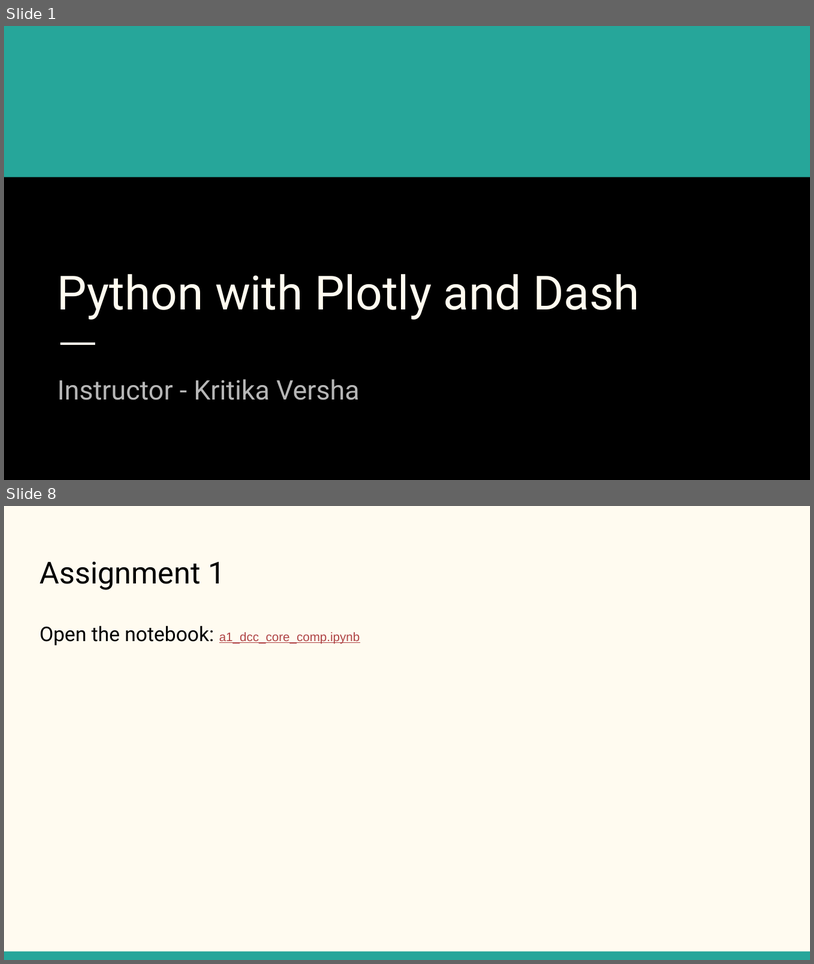
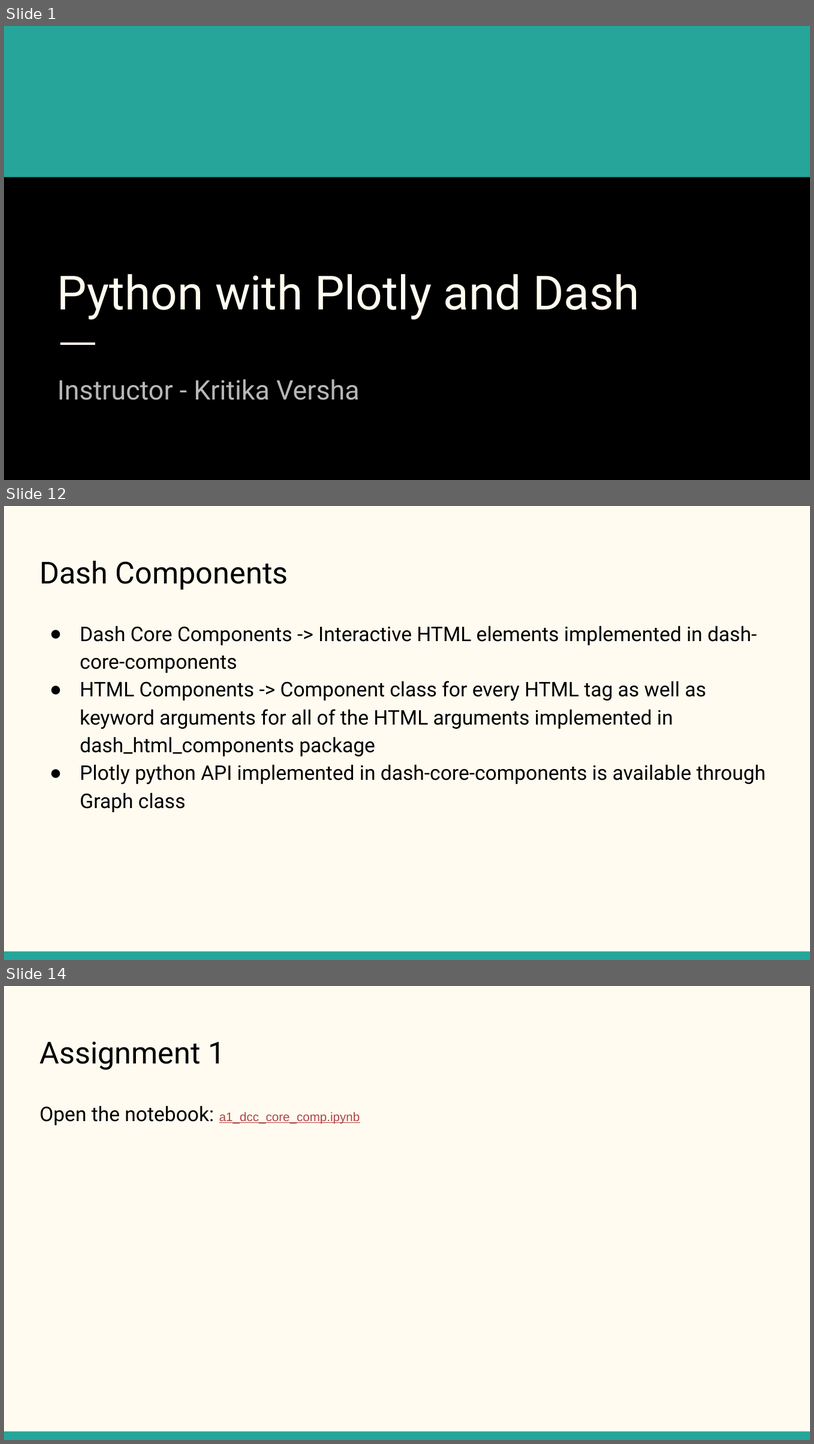
Before and after one commit to KritikaVersha/Plotly_Dash_Training, a slide deck: plotly-dash-training/Python with Plotly and Dash.pptx. Shown one above the other, each under a label of ours: slides 1 and 8 before the commit, slides 1, 12 and 14 after it; the slides between them are not shown. The pictures are 814x964 and 814x1444 pixels, drawn with LibreOffice and Linux fonts; fonts in the diff are those of the drawing. Boxes give left, top, right and bottom in pixels: in the first picture for what was removed or moved away, otherwise in the second. Text is boxed around its words. In the diff, an @@ line names an element or a change of style, - is before the commit and + after.

```diff
--- a/plotly-dash-training/Python with Plotly and Dash.pptx
+++ b/plotly-dash-training/Python with Plotly and Dash.pptx
@@ slide 12 added at bbox=[4, 506, 810, 960], background #FFFBF0; not listed: 1 template element that a slide beside it also shows @@
@@ title added at bbox=[39, 561, 288, 590], 27 pt, text #000000 @@
+Dash Components
@@ text added at bbox=[80, 625, 767, 812], 18 pt, text #000000 @@
+● Dash Core Components -> Interactive HTML elements implemented in dash-core-components
+● HTML Components -> Component class for every HTML tag as well as keyword arguments for all of the HTML arguments implemented in dash_html_components package
+● Plotly python API implemented in dash-core-components is available through Graph class
@@ what was slide 8 is now slide 14 @@
```
Also in this commit, not shown: 8 slides changed, 15 other slides added.
